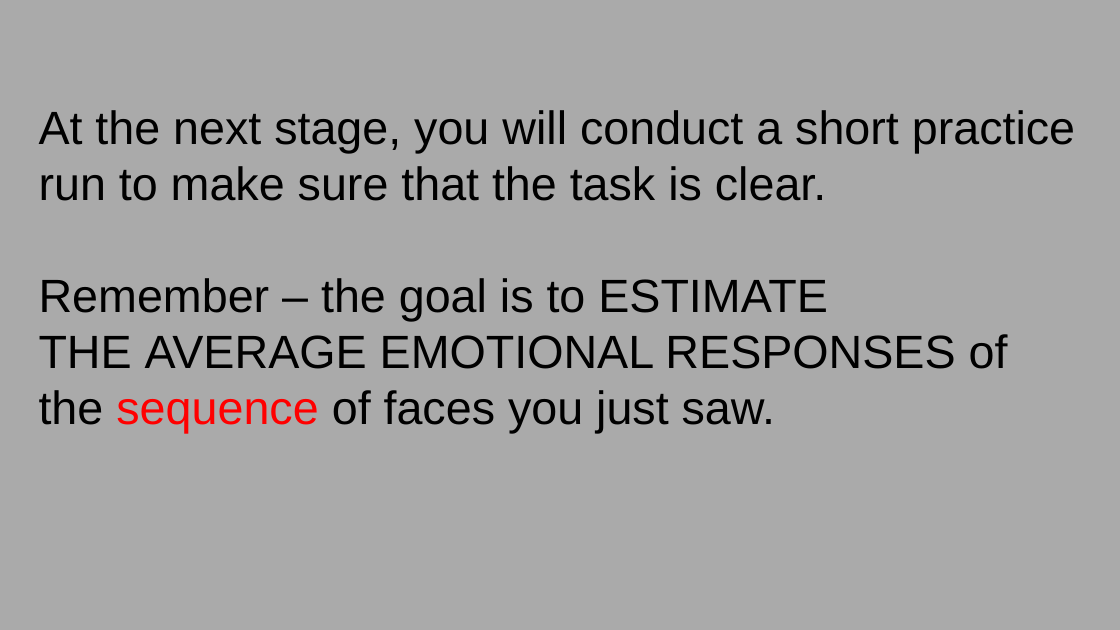
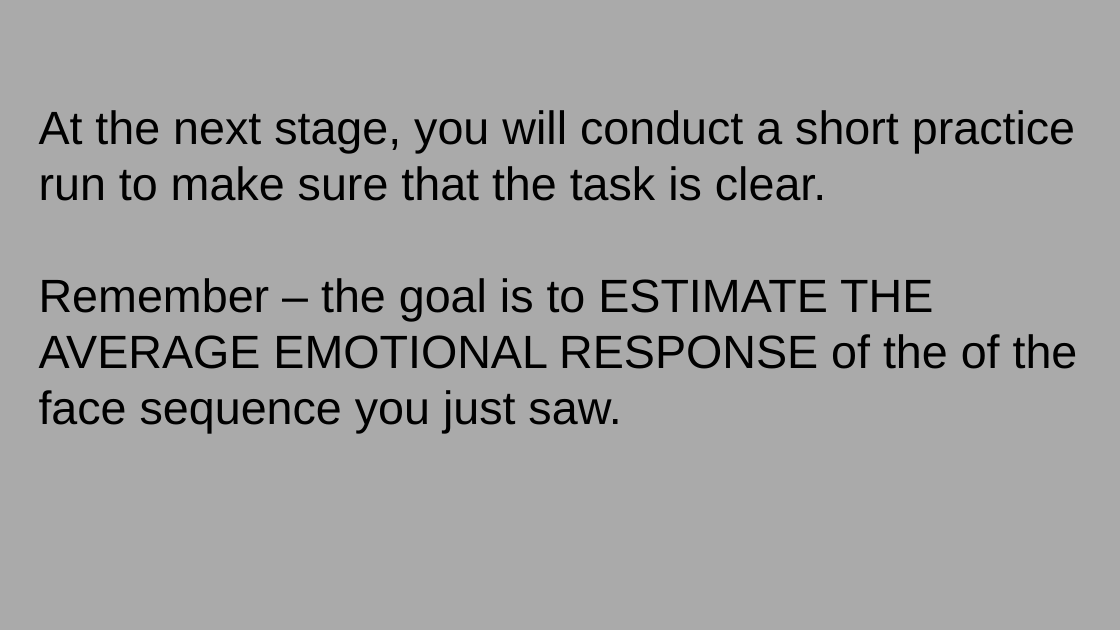
Before and after one commit to GoldenbergLab/task-sequential-faces-emotion-estimation, a slide deck: slide 7 of img/ins/instructions1.4.19.pptx (slide 6 before the commit). Drawn at 1120x630 pixels with LibreOffice and Linux fonts; fonts in the diff are those of the drawing. Boxes give left, top, right and bottom in pixels: in the first picture for what was removed or moved away, otherwise in the second. Text is boxed around its words. In the diff, an @@ line names an element or a change of style, - is before the commit and + after.

```diff
--- a/img/ins/instructions1.4.19.pptx
+++ b/img/ins/instructions1.4.19.pptx
@@ text at [39, 278, 1078, 433]: text changed @@
-Remember – the goal is to ESTIMATE THE AVERAGE EMOTIONAL RESPONSES of the sequence of faces you just saw.
+Remember – the goal is to ESTIMATE THE AVERAGE EMOTIONAL RESPONSE of the of the face sequence you just saw.
```
Also in this commit, not shown: 6 other slides changed, 1 slide added, 12 other files.
